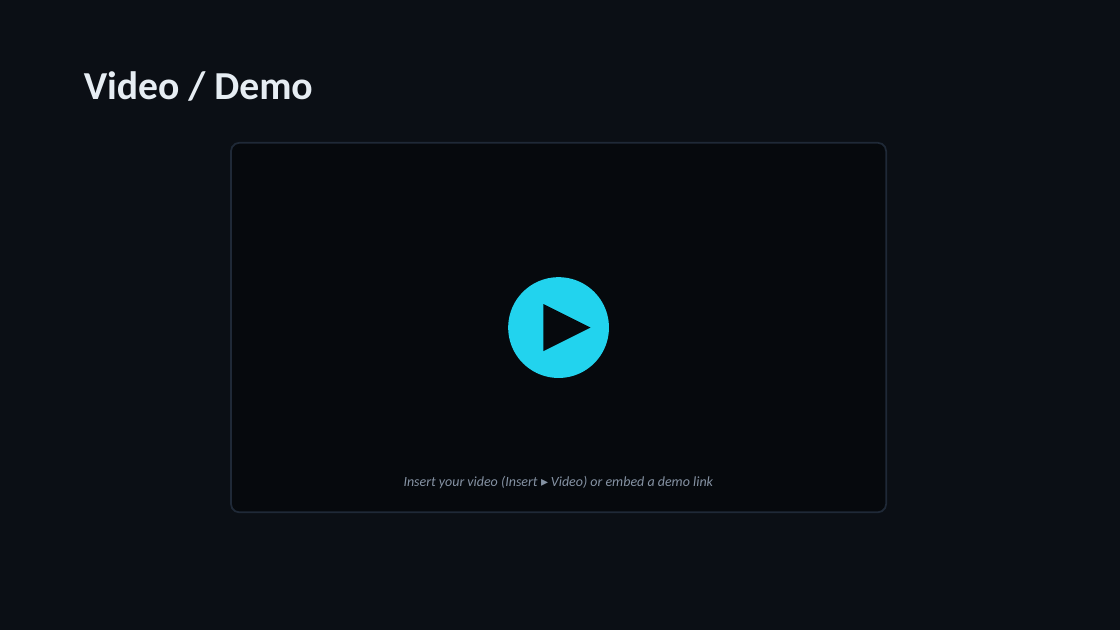
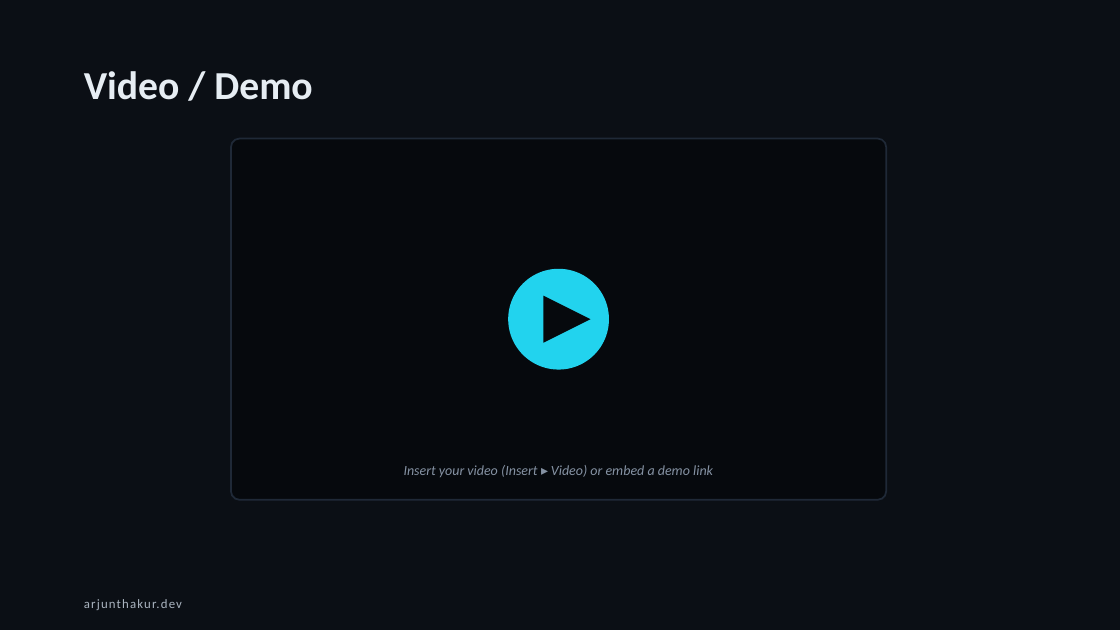
Before and after one commit to thakurarjun247/thakurarjun247.github.io, a slide deck: slide 6 of presentations/Arjun-Thakur-Presentation-Template.pptx. Drawn at 1120x630 pixels with LibreOffice and Linux fonts; fonts in the diff are those of the drawing. Boxes give left, top, right and bottom in pixels: in the first picture for what was removed or moved away, otherwise in the second. Text is boxed around its words. In the diff, an @@ line names an element or a change of style, - is before the commit and + after.

```diff
--- a/presentations/Arjun-Thakur-Presentation-Template.pptx
+++ b/presentations/Arjun-Thakur-Presentation-Template.pptx
@@ rounded rectangle: place and size @@
-rounded rectangle at <box>231,143,886,513</box>
+rounded rectangle at <box>231,139,886,500</box>
@@ ellipse: place and size @@
-ellipse at <box>508,277,609,378</box>
+ellipse at <box>508,269,609,370</box>
@@ triangle: place and size @@
-triangle at <box>544,304,591,351</box>
+triangle at <box>544,296,591,343</box>
@@ text "Insert your video (Insert ▸ ...": place and size @@
-text "Insert your video (Insert ▸ ..." at <box>404,476,713,488</box>
+text "Insert your video (Insert ▸ ..." at <box>404,465,713,477</box>
@@ text added at <box>84,599,182,610</box>, 11 pt, text #AAB4C0 @@
+arjunthakur.dev
```
Also in this commit, not shown: 8 other slides changed, 1 other file.
